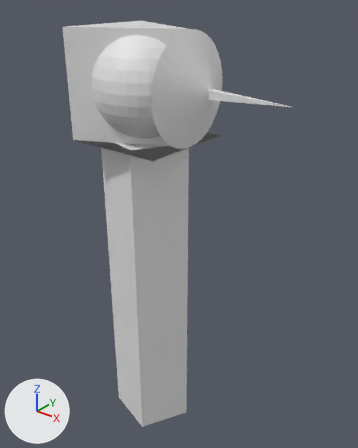
A saved change to the Blender file dist/game3.blend.
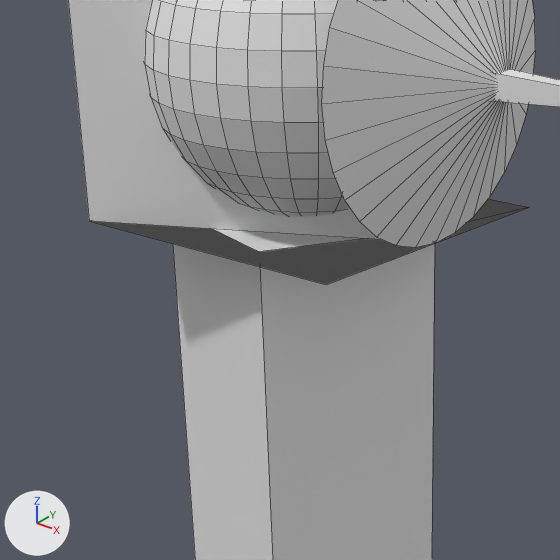
Each version is shown whole from a camera (50 mm lens) standing at (6.28, -6.9, 2.67) and looking at (0.64, 0.15, -1.7), then close up on the part from 12% to 64% of the width and 15% to 57% of the height. The axes (+X, +Y, +Z) are drawn at lower left. The lights are the same throughout. The close-ups show mesh edges as thin lines.

Names of what the first close-up shows: 'Bow', 'Enemy', 'Floor', 'Hole', 'Player', 'Sword'.
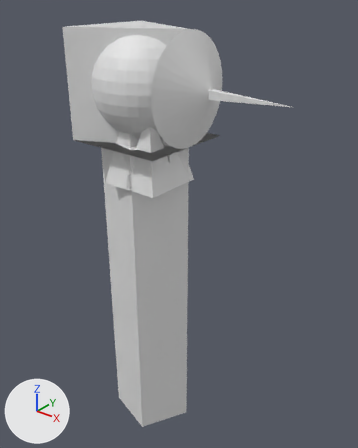
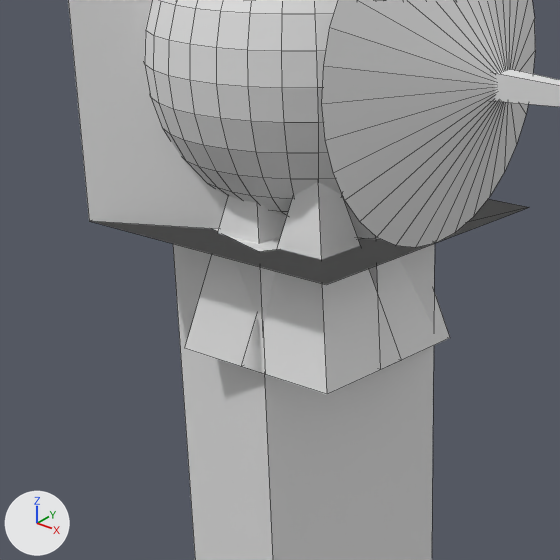
Commit message: spikes added

Changed parts and their boxes [x1, y1, x2, y2] in the close-ups (560 x 560 px):
'Spikes', added: after [185, 182, 450, 394]
'Floor', unchanged, covered by the edit: before [91, 199, 529, 284]; after [92, 199, 529, 284]

What changed in the scene script:
```text
Add me_cone_005:
    me_cone_005.from_pydata([(0.0, 0.5, -1.0), (0.5, 0.0, -1.0), (0.0, -0.5, -1.0), (-0.5, 0.0, -1.0), (0.0, 0.0, 1.0), (-0.35, 0.15, -1.0), (0.15, -0.35, -1.0), (-0.35, -0.85, -1.0), (-0.85, -0.35, -1.0), (-0.35, -0.35, 1.0), (0.0, -0.21, -1.0), (0.5, -0.71, -1.0), (0.0, -1.21, -1.0), (-0.5, -0.71, -1.0), (0.0, -0.71, 1.0), (0.35, 0.15, -1.0), (0.85, -0.35, -1.0), (0.35, -0.85, -1.0), (-0.15, -0.35, -1.0), (0.35, -0.35, 1.0)], [], [(0, 4, 1), (1, 4, 2), (0, 1, 2, 3), (2, 4, 3), (3, 4, 0), (5, 9, 6), (6, 9, 7), (5, 6, 7, 8), (7, 9, 8), (8, 9, 5), (10, 14, 11), (11, 14, 12), (10, 11, 12, 13), (12, 14, 13), (13, 14, 10), (15, 19, 16), (16, 19, 17), (15, 16, 17, 18), (17, 19, 18), (18, 19, 15)])
Add ob_spikes:
    ob_spikes = bpy.data.objects.new('Spikes', me_cone_005)
    ob_spikes.location = (0.0, 0.0, 0.0)
    ob_spikes.rotation_euler = (0.0, 0.0, 0.785)  # degrees (0, 0, 45)
    ob_spikes.scale = (1.0, 1.0, 0.75)
```
